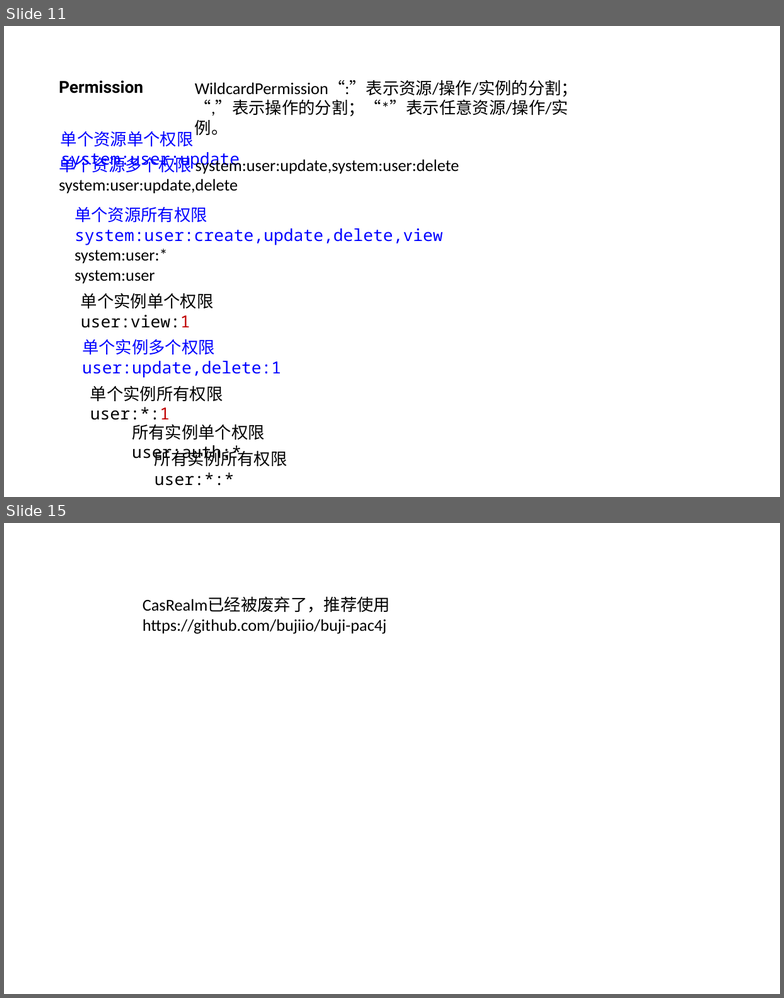
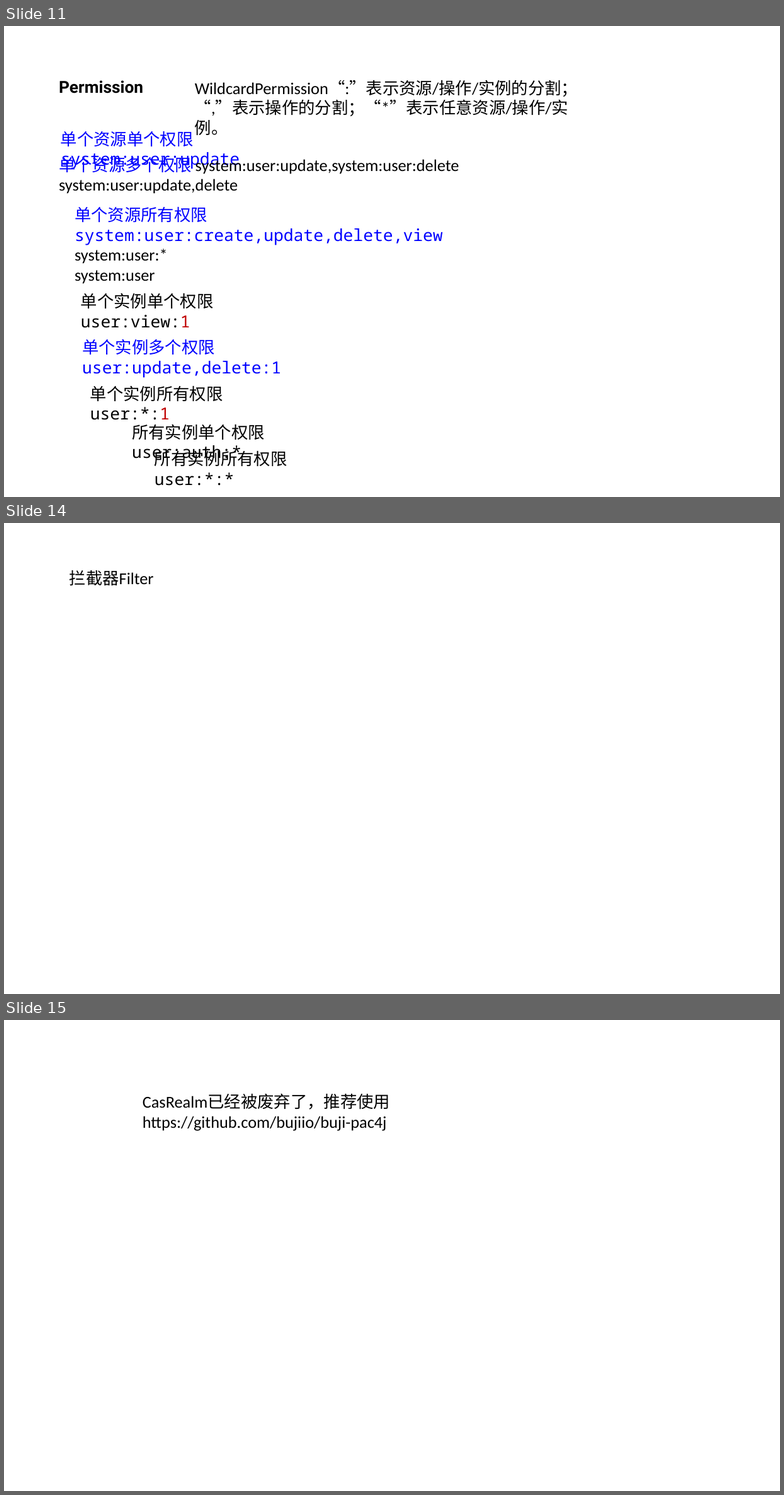
Before and after one commit to yanghaikun/shiro-in-action, a slide deck: shiro原理解析.pptx. Shown one above the other, each under a label of ours: slides 11 and 15 before the commit, slides 11, 14 and 15 after it; the slides between them are not shown. The pictures are 784x998 and 784x1495 pixels, drawn with LibreOffice and Linux fonts; fonts in the diff are those of the drawing; background and template pictures are left out. Boxes give left, top, right and bottom in pixels: in the first picture for what was removed or moved away, otherwise in the second. Text is boxed around its words. In the diff, an @@ line names an element or a change of style, - is before the commit and + after.

```diff
--- a/shiro原理解析.pptx
+++ b/shiro原理解析.pptx
@@ slide 14 added at bbox=[4, 523, 780, 994], background picture (left out) @@
@@ text added at bbox=[70, 570, 154, 585], 18 pt, text #000000 @@
+拦截器Filter
```
Also in this commit, not shown: 2 other slides added, 3 slides removed.
